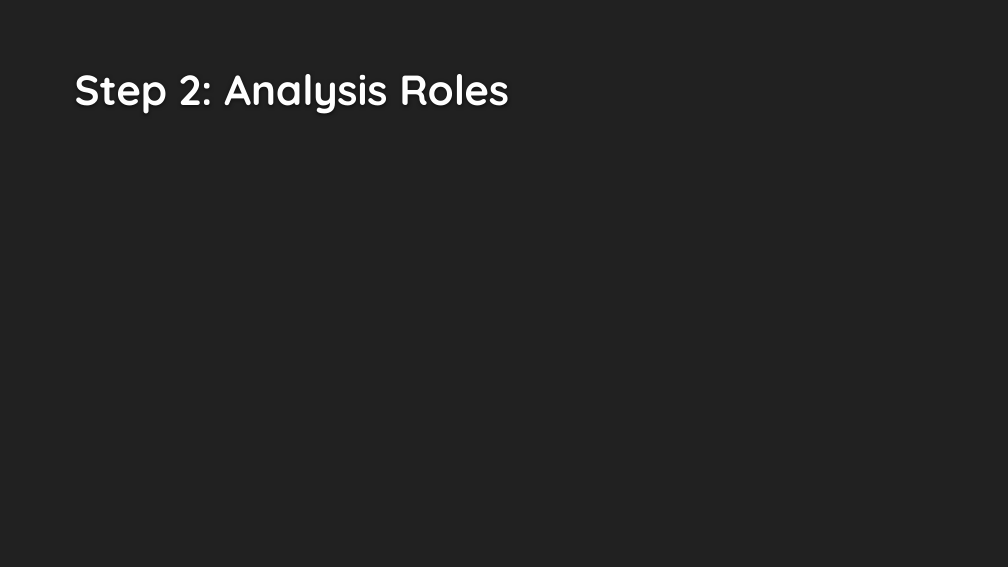
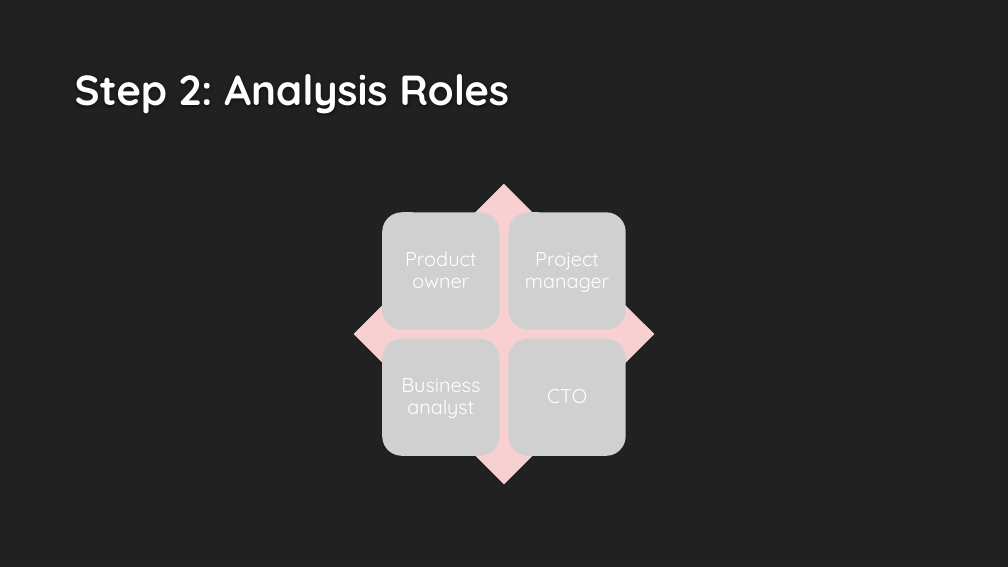
Before and after one commit to hexa-decim8/ISBPM, a slide deck: slide 34 of Class_Materials/Week_3/Day_1/ISBPM w3d1.pptx (slide 22 before the commit). Drawn at 1008x567 pixels with LibreOffice and Linux fonts; fonts in the diff are those of the drawing; grey boxes stand for pictures; background and template pictures are left out. Boxes give left, top, right and bottom in pixels: in the first picture for what was removed or moved away, otherwise in the second. Text is boxed around its words. In the diff, an @@ line names an element or a change of style, - is before the commit and + after.

```diff
--- a/Class_Materials/Week_3/Day_1/ISBPM w3d1.pptx
+++ b/Class_Materials/Week_3/Day_1/ISBPM w3d1.pptx
@@ group added at [354, 184, 655, 485]: 4 pictures, 4 texts, 1 diamond @@
+Product owner
+Project manager
+Business analyst
+CTO
```
Also in this commit, not shown: 3 other slides changed, 28 slides added, 1 slide removed, 5 other files.
